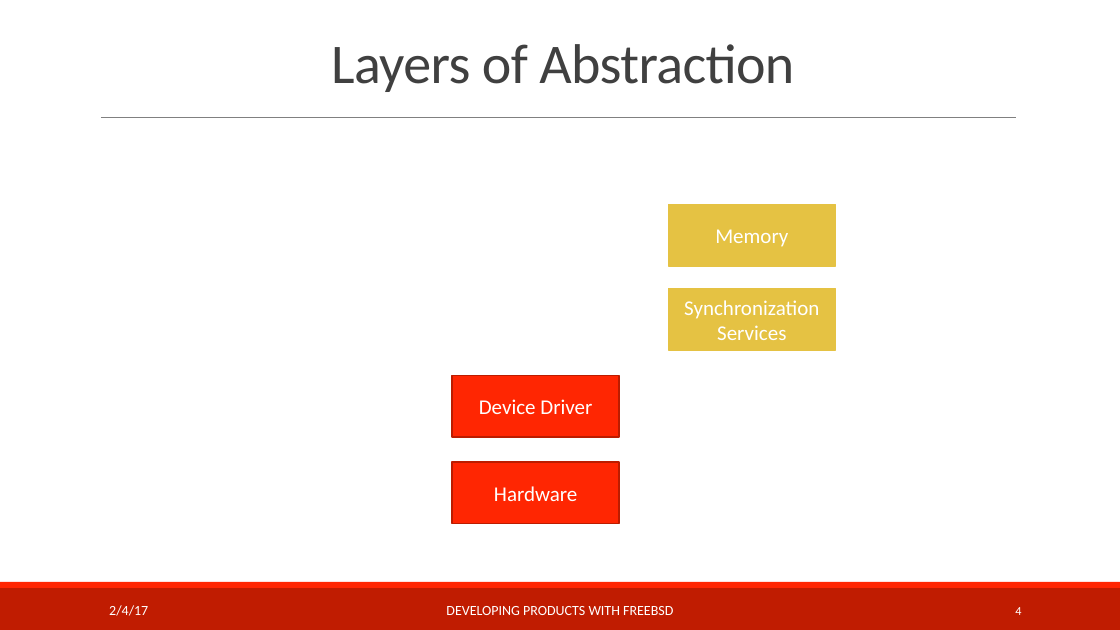
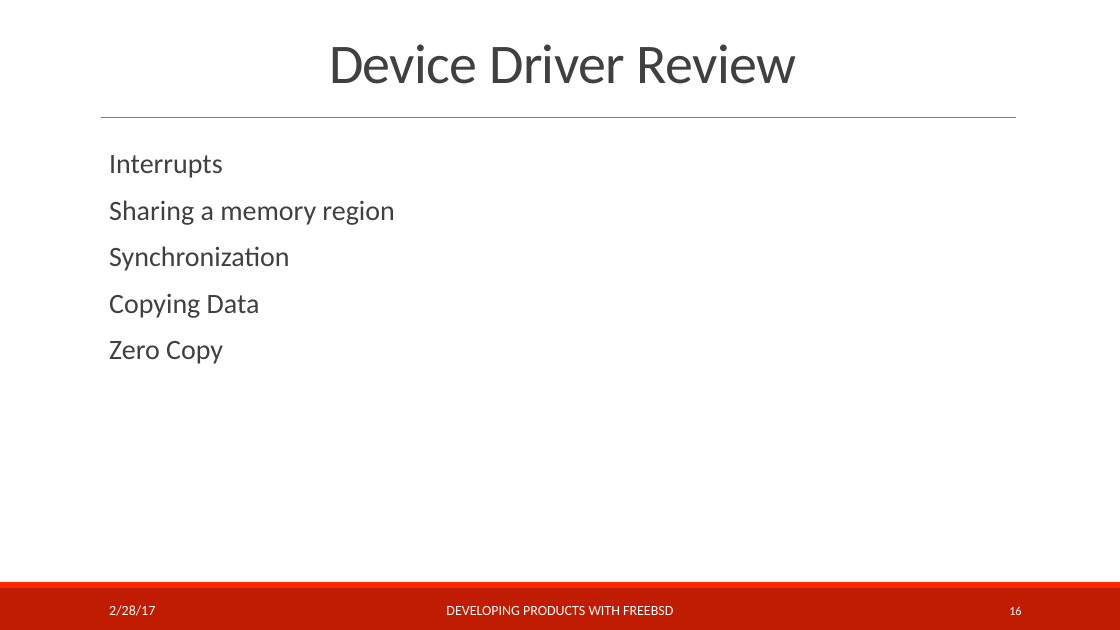
Before and after one commit to teachbsd/course, a slide deck: slide 16 of undergraduate/lectures/devices.pptx (slide 4 before the commit). Drawn at 1120x630 pixels with LibreOffice and Linux fonts; fonts in the diff are those of the drawing; background and template pictures are left out. Boxes give left, top, right and bottom in pixels: in the first picture for what was removed or moved away, otherwise in the second. Text is boxed around its words. In the diff, an @@ line names an element or a change of style, - is before the commit and + after.

Commit message:
First teaching of Device Drivers and Security sections at Darmstadt Feb 2017

```diff
--- a/undergraduate/lectures/devices.pptx
+++ b/undergraduate/lectures/devices.pptx
@@ title at bbox=[329, 44, 797, 84]: text changed @@
-Layers of Abstraction
+Device Driver Review
@@ text added at bbox=[109, 155, 394, 364], 24 pt, text #404040 @@
+  Interrupts
+  Sharing a memory region
+  Synchronization
+  Copying Data
+  Zero Copy
@@ rectangle removed at bbox=[669, 204, 836, 266] @@
-Memory
@@ rectangle removed at bbox=[669, 288, 836, 350] @@
-Synchronization
-Services
@@ rectangle removed at bbox=[452, 376, 619, 437] @@
-Device Driver
@@ rectangle removed at bbox=[452, 462, 619, 523] @@
-Hardware
@@ text at bbox=[109, 605, 155, 616]: text changed @@
-2/4/17
+2/28/17
@@ page number at bbox=[1009, 606, 1021, 615]: text changed @@
-4
+16
```
Also in this commit, not shown: 11 other slides changed, 3 slides added, 1 other file.
